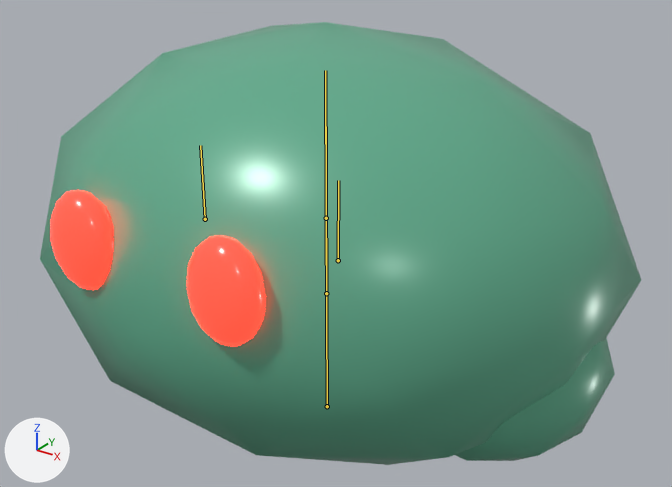
A saved change to the Blender file ArtSource/Monsters/WildernessSlime/WildernessSlime.blend.
Both versions are drawn from a 50 mm lens placed at (1.03, -1.385, 1.176), pointed at (0.018, 0.008, 0.397). The lights are fixed; the arrows at lower left show +X, +Y and +Z. The older version comes first. Both versions are drawn at frame 19 of the action 'WildernessSlime_Walk'; the numbers are the values there. The bones that bend it are drawn over the model as lines.

In view in the first picture: 'Slime_Body', 'Slime_Eye_L', 'Slime_Eye_R', 'Slime_SideBlob_1'.
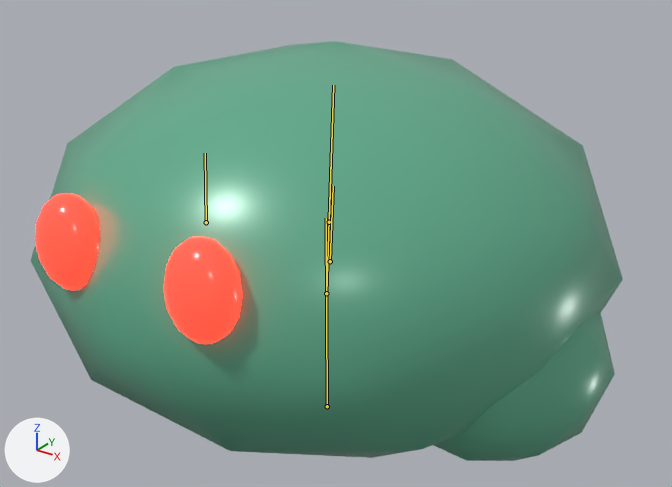
What differs and where, as boxes [x1, y1, x2, y2] in the pictures (672 x 487 px):
'Slime_Body', posed
    before: [40, 22, 641, 465]
    after: [31, 41, 623, 458]
'Slime_Eye_R', posed
    before: [187, 235, 266, 346]
    after: [163, 237, 242, 344]
'Slime_Eye_L', posed
    before: [50, 190, 113, 290]
    after: [35, 193, 100, 290]
bone 'Body', root to tip
    before: (326, 293) to (325, 70)
    after: (326, 293) to (333, 85)
bone 'Core', root to tip
    before: (326, 218) to (325, 70)
    after: (329, 222) to (333, 85)

The edits, one by one:
Bone 'Body' (bone_body) turns from (0, 0, 0) to (-3, 0, 0) degrees about its own x, y and z.
Bone 'Body' (bone_body) is rescaled from (1.0, 1.0, 1.0) to (0.93, 0.93, 1.11).
Bone 'Core' (bone_core) turns from (0, 0, 0) to (0, -7, 0) degrees about its own x, y and z.
